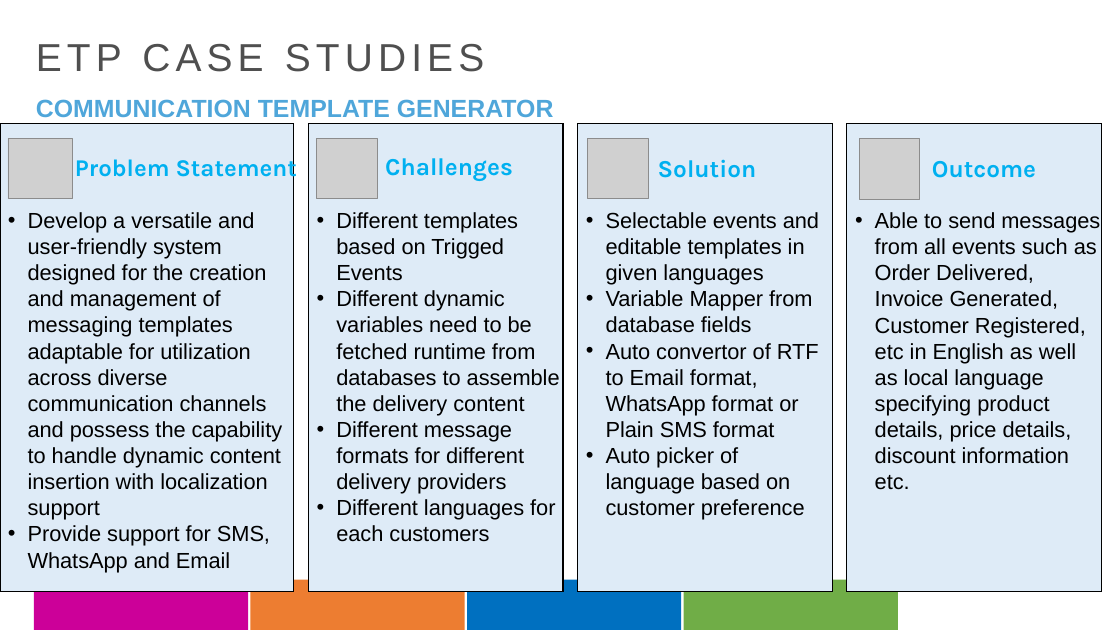
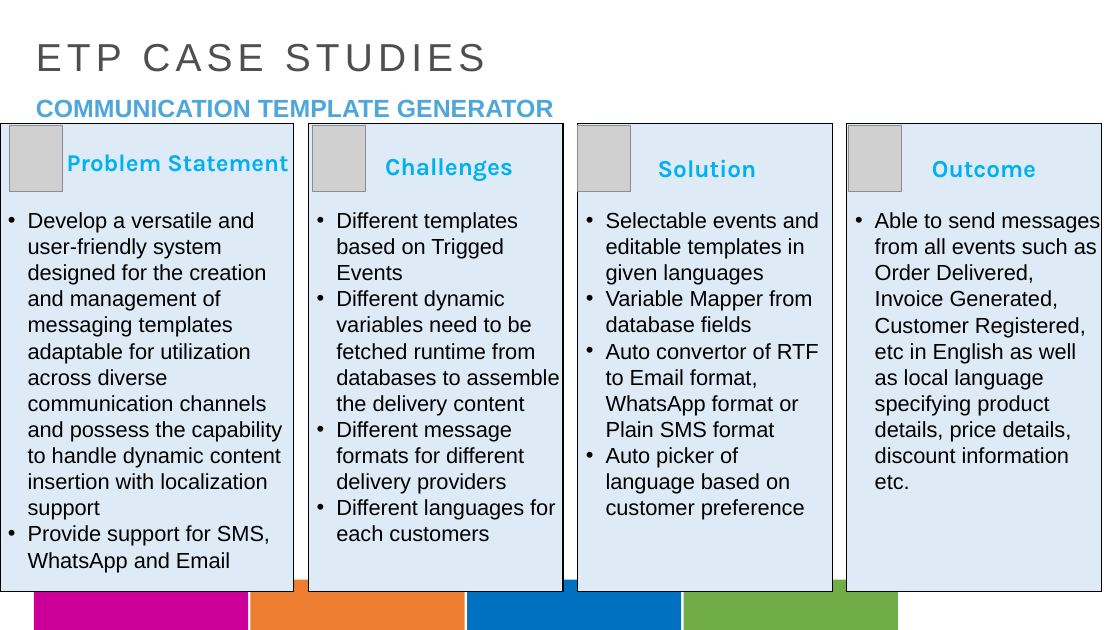
Before and after one commit to lksmangai/DeepLearning, a slide deck: slide 13 of CaseStudies29Feb2024.pptx. Drawn at 1120x630 pixels with LibreOffice and Linux fonts; fonts in the diff are those of the drawing; grey boxes stand for pictures; background and template pictures are left out. Boxes give left, top, right and bottom in pixels: in the first picture for what was removed or moved away, otherwise in the second. Text is boxed around its words. In the diff, an @@ line names an element or a change of style, - is before the commit and + after.

```diff
--- a/CaseStudies29Feb2024.pptx
+++ b/CaseStudies29Feb2024.pptx
@@ picture resized from (x1=8, y1=138, x2=72, y2=198) to (x1=10, y1=125, x2=63, y2=192) @@
@@ text "Problem Statement" rewrapped from (x1=75, y1=155, x2=297, y2=182) to (x1=67, y1=154, x2=288, y2=172) @@
@@ picture resized from (x1=317, y1=138, x2=377, y2=198) to (x1=313, y1=125, x2=365, y2=192) @@
@@ picture added at (x1=578, y1=125, x2=631, y2=192) @@
@@ picture removed at (x1=587, y1=138, x2=648, y2=198) @@
@@ picture added at (x1=849, y1=125, x2=902, y2=192) @@
@@ picture removed at (x1=860, y1=139, x2=920, y2=199) @@
```
Also in this commit, not shown: 12 other slides changed, 8 other files.
